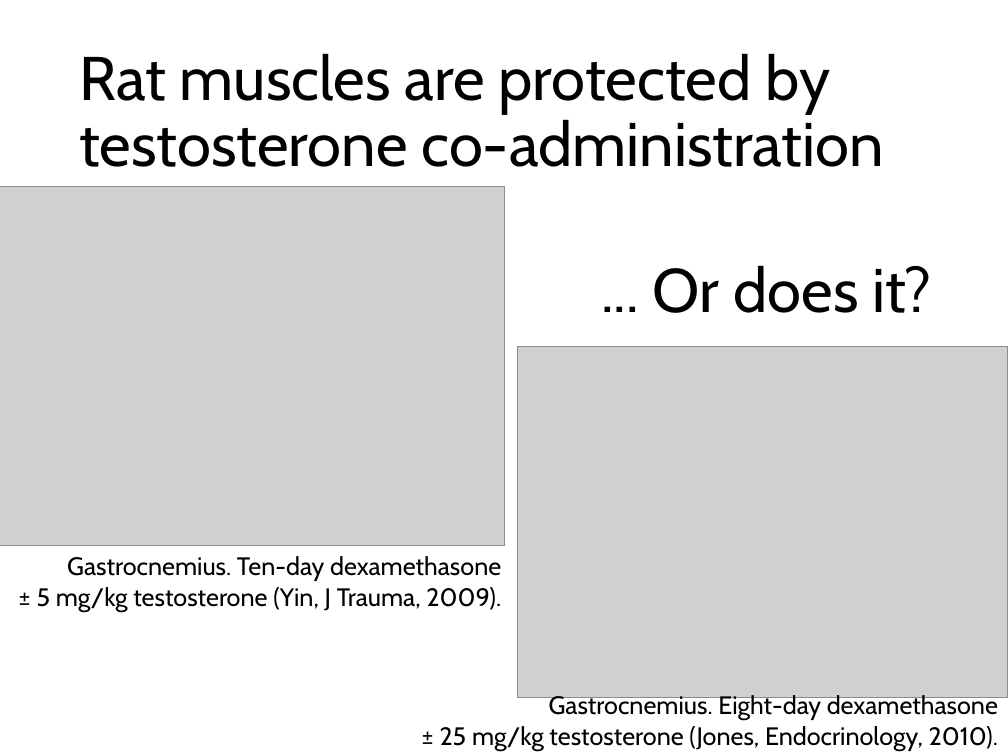
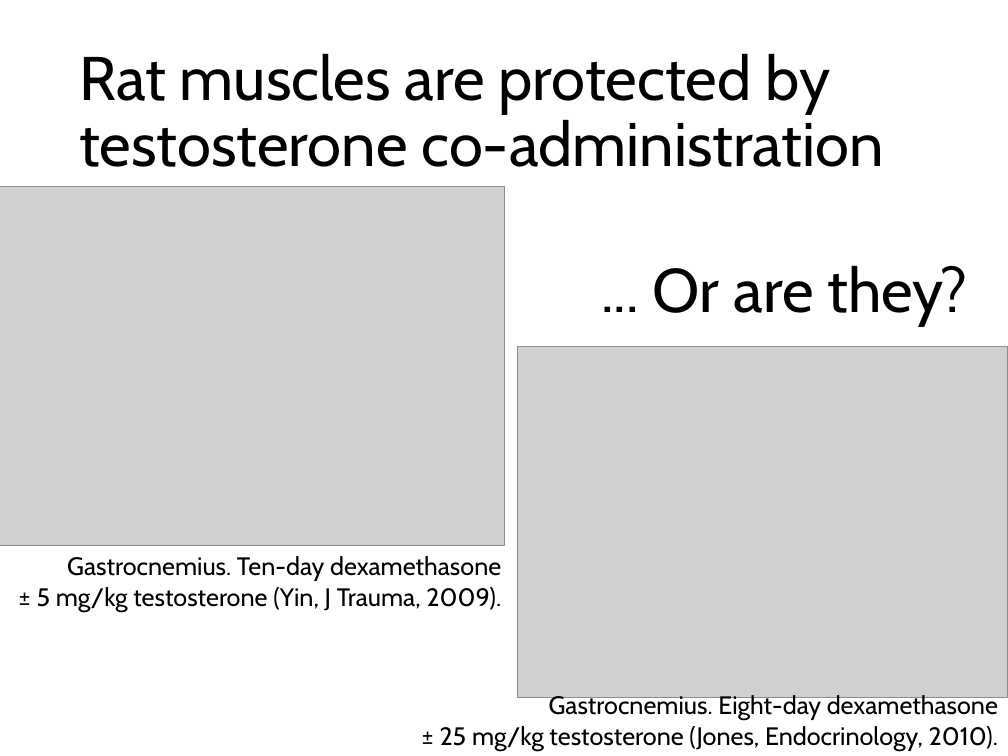
Before and after one commit to nvalexander/dissertation, a slide deck: slide 14 of defense.pptx. Drawn at 1008x756 pixels with LibreOffice and Linux fonts; fonts in the diff are those of the drawing; grey boxes stand for pictures. Boxes give left, top, right and bottom in pixels: in the first picture for what was removed or moved away, otherwise in the second. Text is boxed around its words. In the diff, an @@ line names an element or a change of style, - is before the commit and + after.

```diff
--- a/defense.pptx
+++ b/defense.pptx
@@ text at (653,265,968,326): text changed @@
-... Or does it?
+... Or are they?
```
Also in this commit, not shown: 2 other slides changed, 1 slide added, 1 slide removed.
